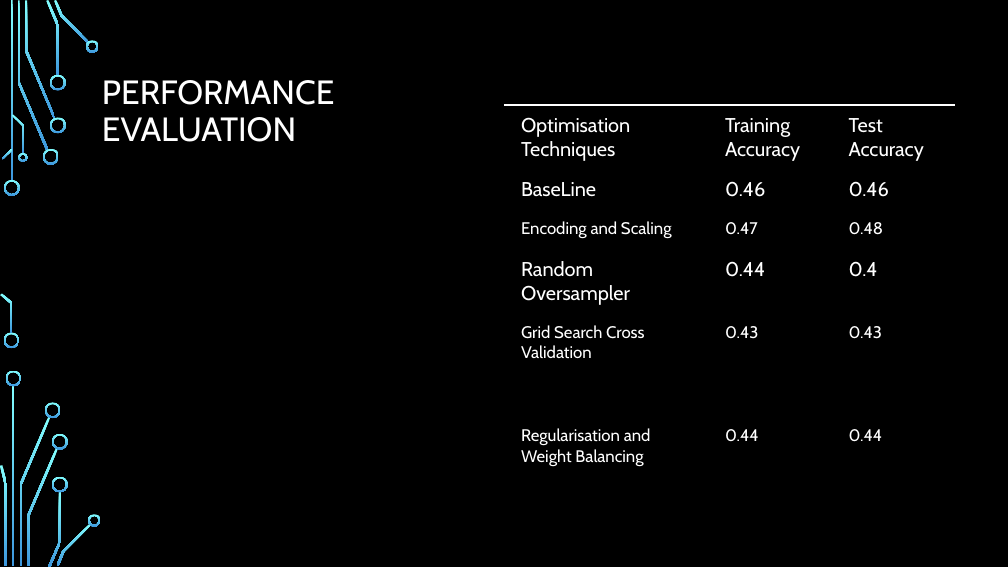
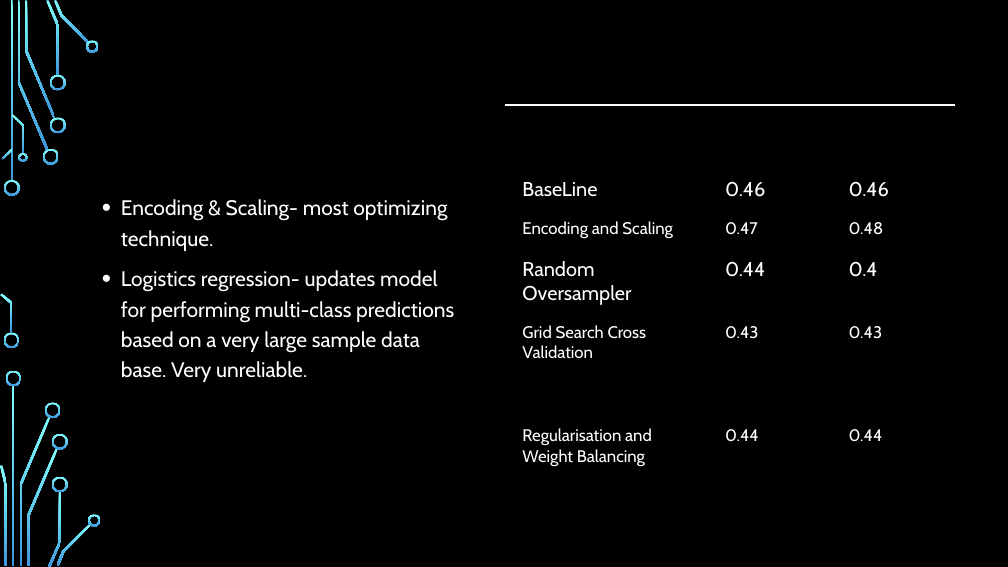
Before and after one commit to DanielHughes1580/Project_4_Group_5, a slide deck: slide 17 of Presentation.pptx (slide 12 before the commit). Drawn at 1008x567 pixels with LibreOffice and Linux fonts; fonts in the diff are those of the drawing; background and template pictures are left out. Boxes give left, top, right and bottom in pixels: in the first picture for what was removed or moved away, otherwise in the second. Text is boxed around its words. In the diff, an @@ line names an element or a change of style, - is before the commit and + after.

```diff
--- a/Presentation.pptx
+++ b/Presentation.pptx
@@ title "PERFORMANCE EVALUATION" at <box>95,51,464,174</box>: text colour #FFFFFF to #000000, bold on @@
@@ table at <box>505,105,954,473</box> @@
@@ text colour #FFFFFF to #000000, bold on in "Optimisation Techniques", "Training Accuracy", "Test Accuracy" @@
@@ text added at <box>121,199,454,382</box>, 20 pt, text #FFFFFF @@
+• Encoding & Scaling- most optimizing technique.
+• Logistics regression- updates model for performing multi-class predictions based on a very large sample data base. Very unreliable.
```
Also in this commit, not shown: 1 other slide changed, 5 slides added, 1 other file.
